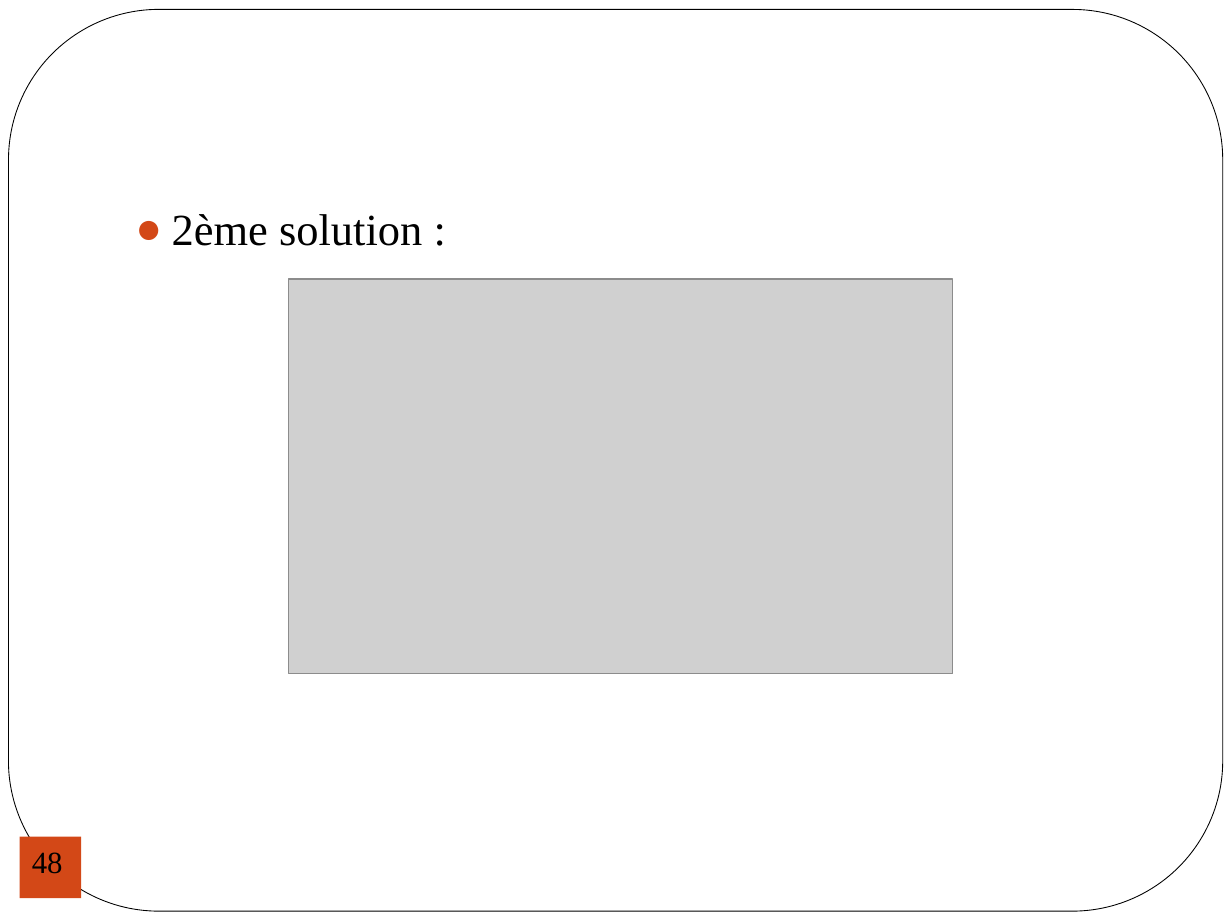
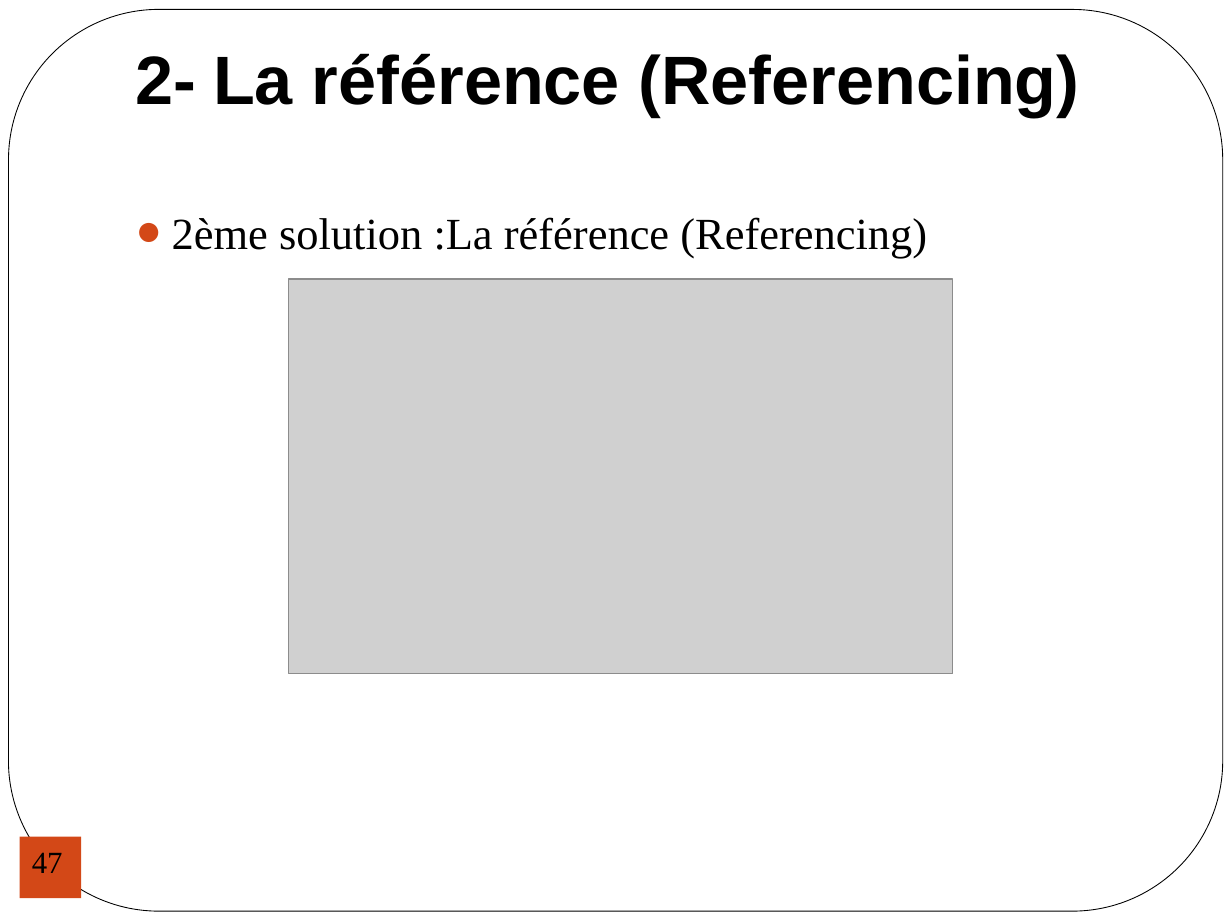
Before and after one commit to karim-azeggouar/portfoliofs202, a slide deck: slide 47 of public/docs/mngdb.ppt (slide 48 before the commit). Drawn at 1232x924 pixels with LibreOffice and Linux fonts; fonts in the diff are those of the drawing; grey boxes stand for pictures. Boxes give left, top, right and bottom in pixels: in the first picture for what was removed or moved away, otherwise in the second. Text is boxed around its words. In the diff, an @@ line names an element or a change of style, - is before the commit and + after.

```diff
--- a/public/docs/mngdb.ppt
+++ b/public/docs/mngdb.ppt
@@ title added at [135,53,1080,116], 40 pt, text #000000, bold @@
+2- La référence (Referencing)
@@ text at [172,217,927,257]: text changed @@
-● 2ème solution :
+● 2ème solution :La référence (Referencing))
@@ page number at [32,852,63,873]: text changed @@
-48
+47
```
Also in this commit, not shown: 2 other slides changed, 2 slides added, 2 slides removed, 2 other files.
